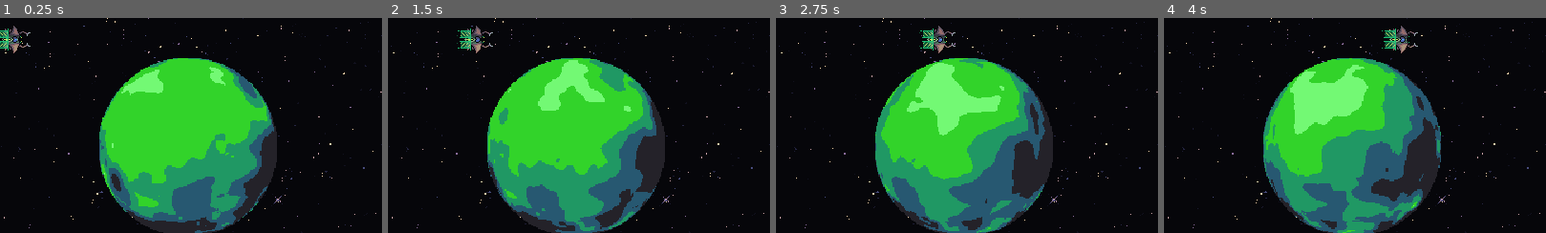
Above: before the commit, frames 1-4 (left to right).
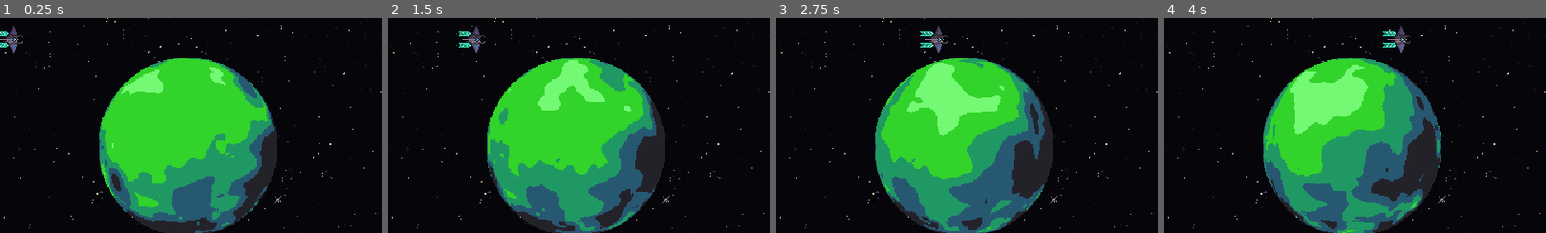
Above: after the commit, the same moments.

Repository: wonhs0191/GAME-2-Random-Defense-
Game: Godot game, scene res://title_screen/title_screen.tscn
Same seed, same stepped clock (60 frames per second), same inputs: the game is played once before the commit and once after it. The project has no main scene, so this scene is started directly.
Inputs:
- Up to frame 1 (0.25 s): no input
- Up to frame 2 (1.5 s): click "S T A R T" at 0.5 s; click "S E T T I N G" at 1.25 s
- Up to frame 3 (2.75 s): click "Q U I T" at 2 s
- Up to frame 4 (4 s): click "S T A R T" at 2.75 s; click "S E T T I N G" at 3.5 s
The pictures show only the part of the screen within x 0-50%, y 37-87%; the shares and areas given below are measured in that part.

The runs differ from the first frame. In frame 1, 0.5% of the frame differs, in the area x 0-8%, y 3-17%; in frame 2, 0.5%; in frame 3, 0.5%, in the area x 37-47%, y 3-17%; in frame 4, 0.5%.

Commit message:
^_^ support-scout bug fix

Diff:
--- a/title_screen/title_screen.tscn
+++ b/title_screen/title_screen.tscn
@@ -1,10 +1,11 @@
-[gd_scene load_steps=13 format=3 uid="uid://co1p62exjtuqb"]
+[gd_scene load_steps=14 format=3 uid="uid://co1p62exjtuqb"]
 
 [ext_resource type="Texture2D" uid="uid://c4eq0rx6tud5x" path="res://title_screen/title_screen_background.png" id="1_qeulw"]
 [ext_resource type="FontFile" uid="uid://bnlbs7kfxky73" path="res://title_screen/DNFBitBitTTF.ttf" id="2_y83uj"]
 [ext_resource type="PackedScene" uid="uid://m34ipr7mtbcr" path="res://title_screen/unit/planet.tscn" id="3_0urkd"]
+[ext_resource type="PackedScene" uid="uid://kj8v0armkcrd" path="res://title_screen/enemy/scout/scout.tscn" id="3_b3la6"]
 [ext_resource type="PackedScene" uid="uid://bex0tqbsamppq" path="res://title_screen/enemy/dreadnought/dreadnought.tscn" id="4_4vnwu"]
-[ext_resource type="PackedScene" uid="uid://kj8v0armkcrd" path="res://title_screen/enemy/support/support.tscn" id="5_eu0x5"]
+[ext_resource type="PackedScene" uid="uid://dqpfbokg2ciki" path="res://title_screen/enemy/support/support.tscn" id="5_eu0x5"]
 
 [sub_resource type="LabelSettings" id="LabelSettings_yg0ek"]
 font_size = 80
@@ -84,7 +85,7 @@
 [node name="PathFollow2D" type="PathFollow2D" parent="Enemys/scout/Path2D"]
 position = Vector2(0, 300)
 
-[node name="Scout" parent="Enemys/scout/Path2D/PathFollow2D" instance=ExtResource("5_eu0x5")]
+[node name="Scout" parent="Enemys/scout/Path2D/PathFollow2D" instance=ExtResource("3_b3la6")]
 
 [node name="dreadnought" type="Node2D" parent="Enemys"]
 
Not shown: 2 places in title_screen/enemy/support/support.tscn that only renumber resources
